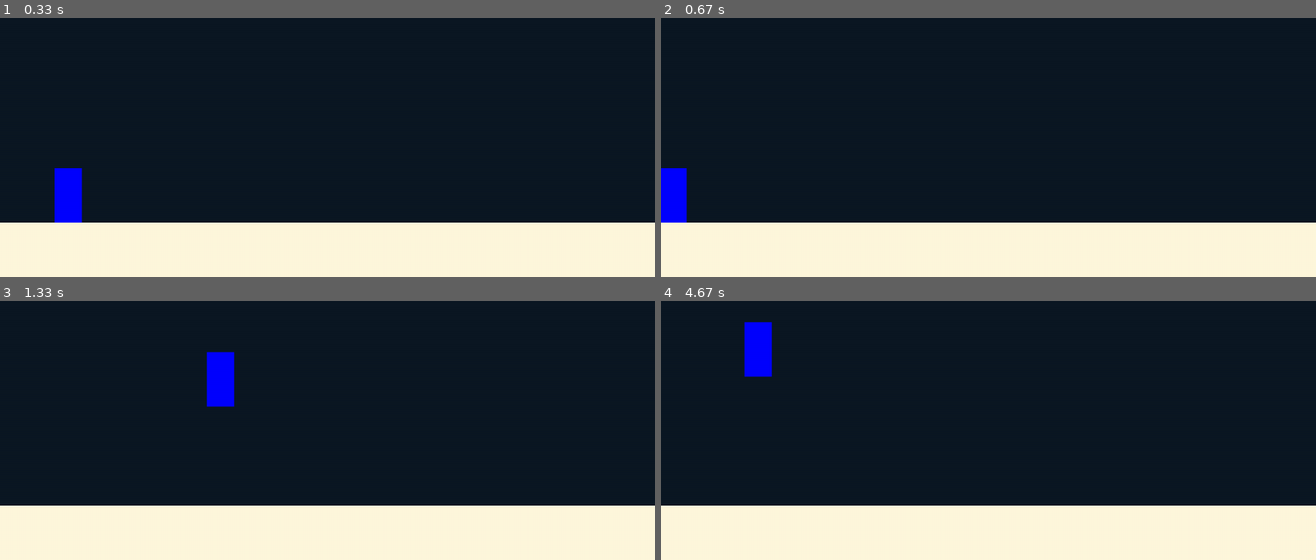
Above: before the commit, frames 1-4 (two rows, left to right).
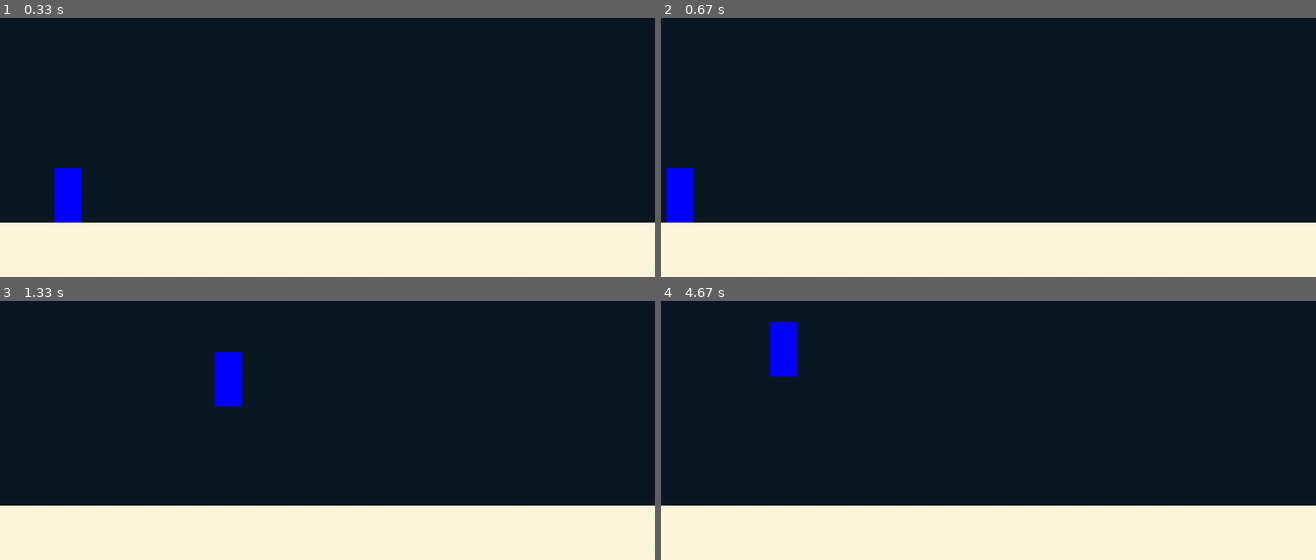
Above: after the commit, the same moments.

Repository: PANKRAV/Pygame-fun
Game: pygame game, started from main.py
Two runs of this game, one before a commit and one after it. Both use one fixed random seed, a clock stepped at 60 frames per second and the inputs below.
Inputs:
- Up to frame 1 (0.33 s): no input
- Up to frame 2 (0.67 s): tap A at 0.33 s
- Up to frame 3 (1.33 s): hold Right 0.67-1.13 s; tap Space at 0.73, 1.03, 1.23 s; hold Up from 1.17 s (still down)
- Up to frame 4 (4.67 s): release Up at 1.47 s; hold Right 1.5-1.97 s; tap Space at 1.57, 1.87, 2.07, 2.37, 2.63, 2.93, 3.47, 3.77, 4.13, 4.43, 4.63 s; hold Left 2-2.53 s; hold Left 2.57-2.97 s; hold Right 3.4-4.03 s; hold Left 4.07-4.53 s; hold Right from 4.57 s (still down)

Frame 1 is identical in both runs. In frame 2, 0.4% of the frame differs, in the area x 0-5%, y 57-79%; in frame 3, 0.6%; in frame 4, 1.7%, in the area x 12-21%, y 8-30%.

Commit message:
Update physics.py
Added g to friction calculation

Diff:
--- a/physics.py
+++ b/physics.py
@@ -76,9 +76,9 @@
         if v.friction:
             if sprite.isground == 0:
                 if sprite.ux > 0 :
-                    self.value = - v.groundμ * sprite.μ * sprite.mass
+                    self.value = - v.groundμ * sprite.μ * sprite.mass * v.g
                 elif sprite.ux < 0 :
-                    self.value = v.groundμ * sprite.μ * sprite.mass
+                    self.value = v.groundμ * sprite.μ * sprite.mass * v.g
 
             elif sprite.isground > 0:
                 pass #platform things
